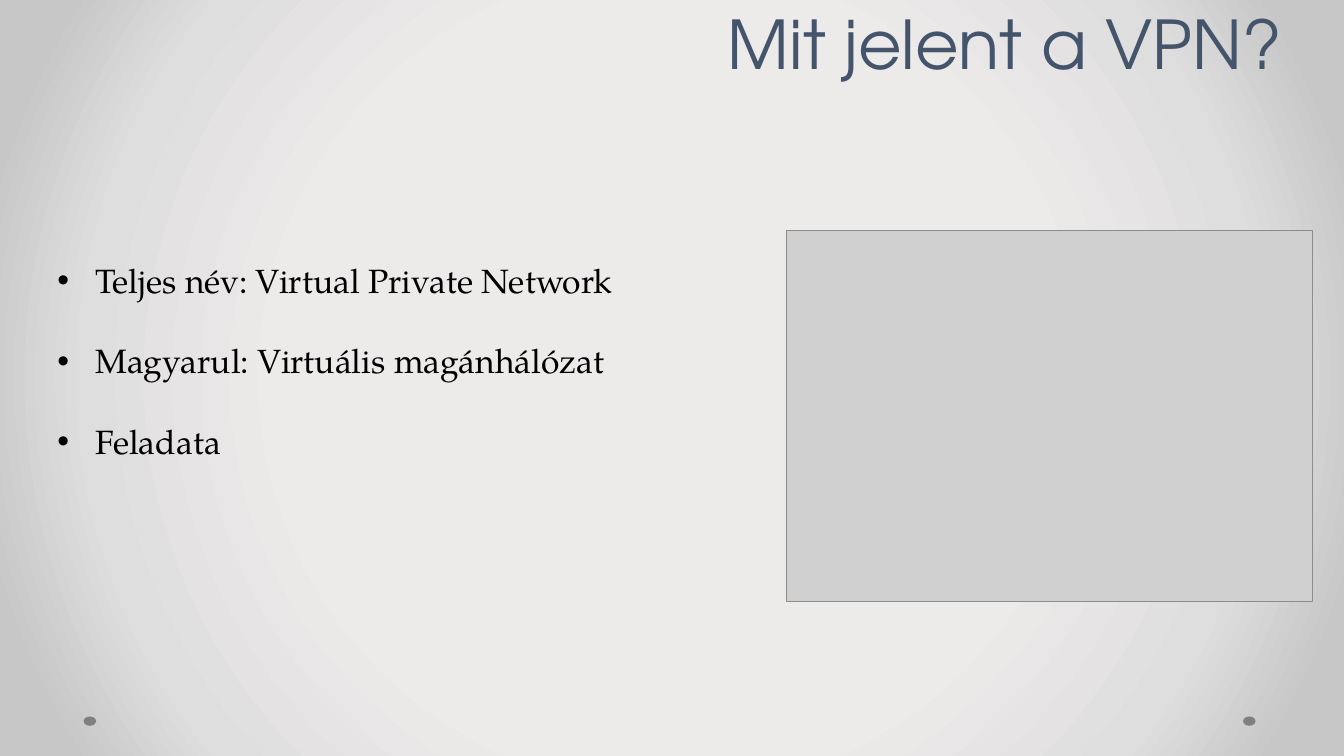
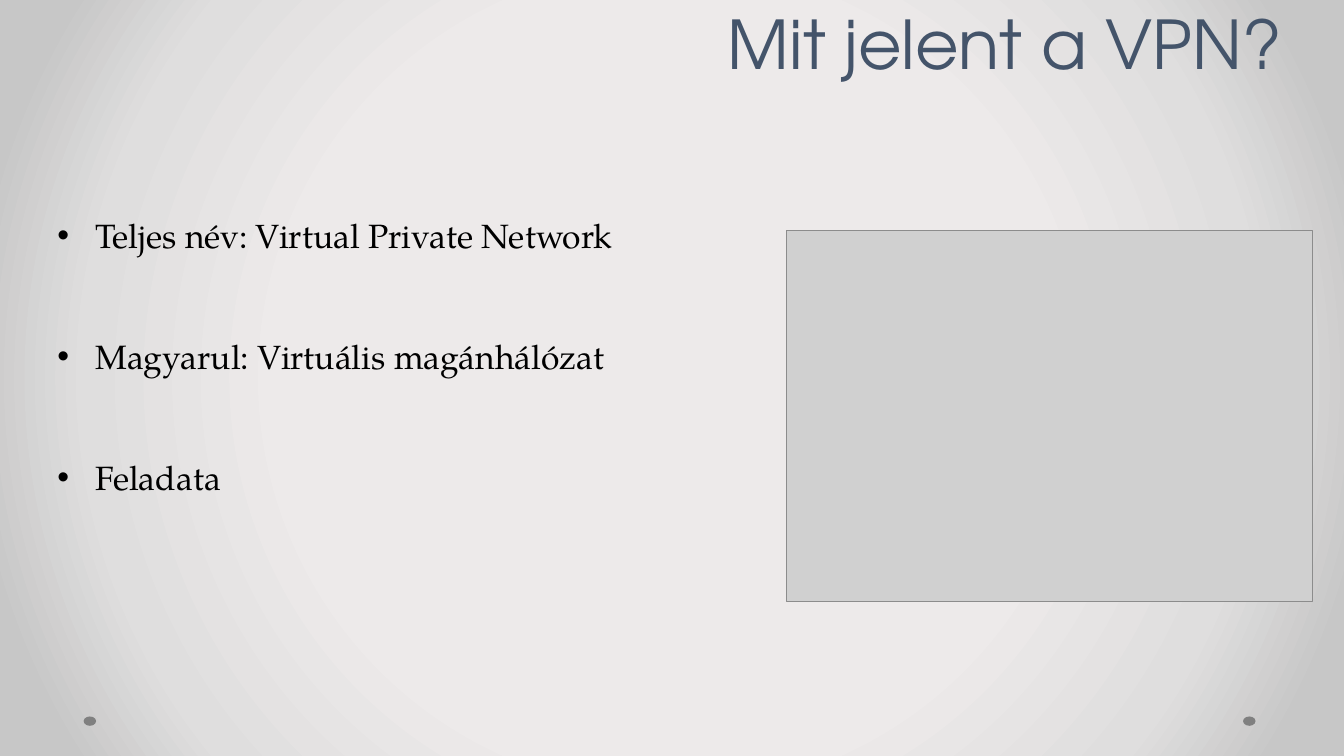
Before and after one commit to lampandras/ppt-bemutato-szakmai, a slide deck: slide 2 of VPN-hálózatok.pptx. Drawn at 1344x756 pixels with LibreOffice and Linux fonts; fonts in the diff are those of the drawing; grey boxes stand for pictures. Boxes give left, top, right and bottom in pixels: in the first picture for what was removed or moved away, otherwise in the second. Text is boxed around its words. In the diff, an @@ line names an element or a change of style, - is before the commit and + after.

```diff
--- a/VPN-hálózatok.pptx
+++ b/VPN-hálózatok.pptx
@@ text "Teljes név: Virtual Private Network" rewrapped from bbox=[95, 268, 612, 455] to bbox=[95, 223, 612, 491] @@
```
Also in this commit, not shown: 4 other slides changed, 2 slides added, 1 slide removed.
